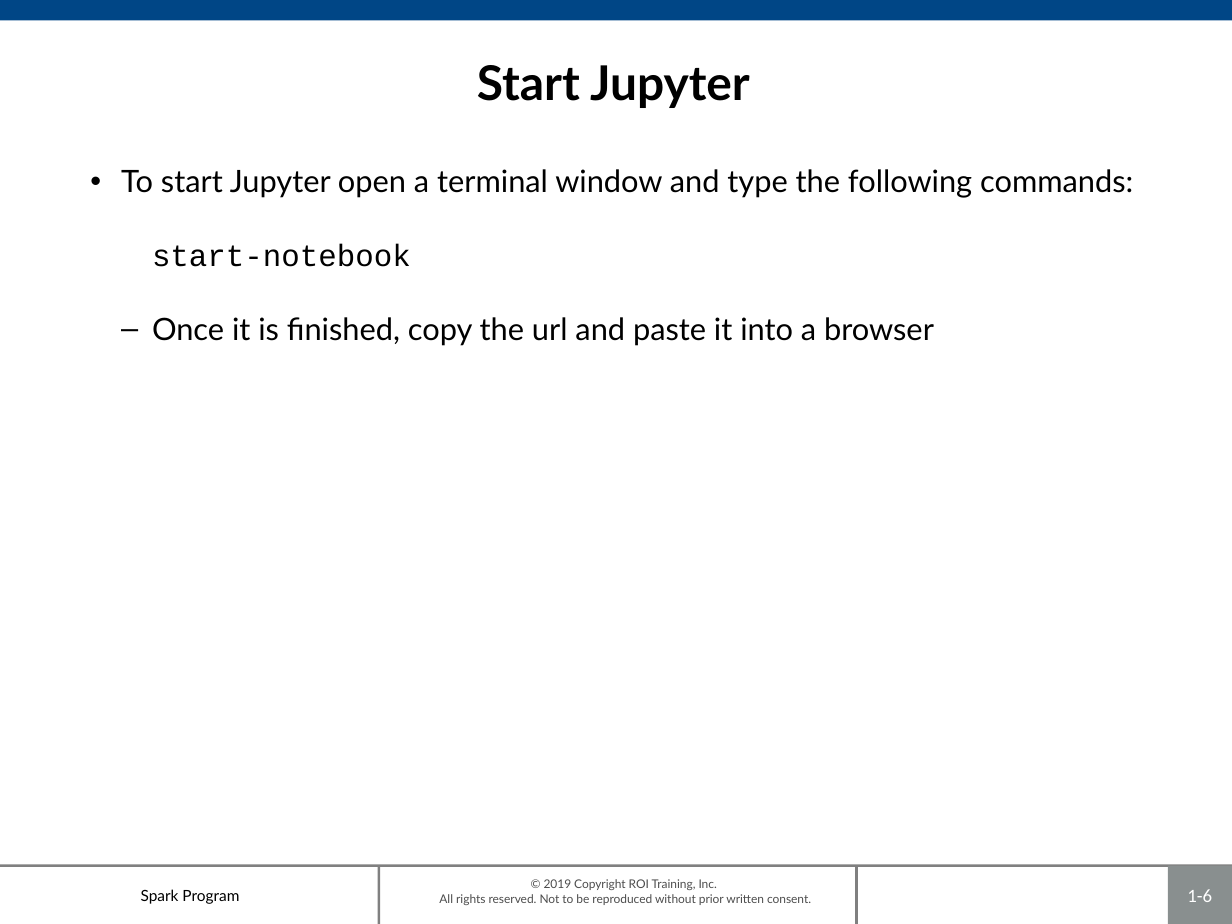
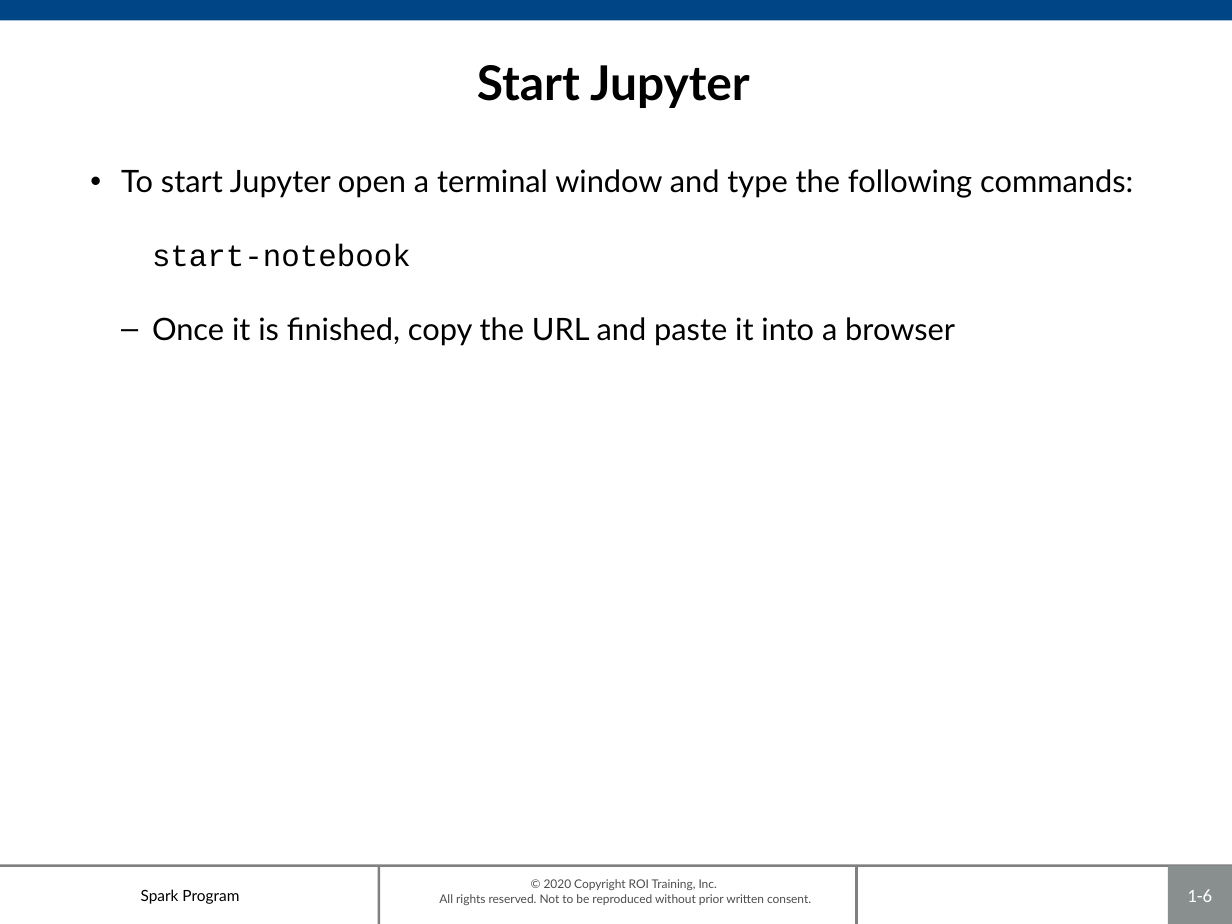
Before and after one commit to roitraining/SparkProgram, a slide deck: slide 6 of Day1/Day1_IntroToSpark.pptx. Drawn at 1232x924 pixels with LibreOffice and Linux fonts; fonts in the diff are those of the drawing; background and template pictures are left out. Boxes give left, top, right and bottom in pixels: in the first picture for what was removed or moved away, otherwise in the second. Text is boxed around its words. In the diff, an @@ line names an element or a change of style, - is before the commit and + after.

```diff
--- a/Day1/Day1_IntroToSpark.pptx
+++ b/Day1/Day1_IntroToSpark.pptx
@@ text at [152, 317, 955, 346]: text changed @@
-  – Once it is finished, copy the url and paste it into a browser
+  – Once it is finished, copy the URL and paste it into a browser
@@ text at [439, 879, 811, 905]: text changed @@
-© 2019 Copyright ROI Training, Inc.
-All rights reserved. Not to be reproduced without prior written consent.
+© 2020 Copyright ROI Training, Inc.
+All rights reserved. Not to be reproduced without prior written consent.
```
Also in this commit, not shown: 30 other slides changed, 1 other file.
